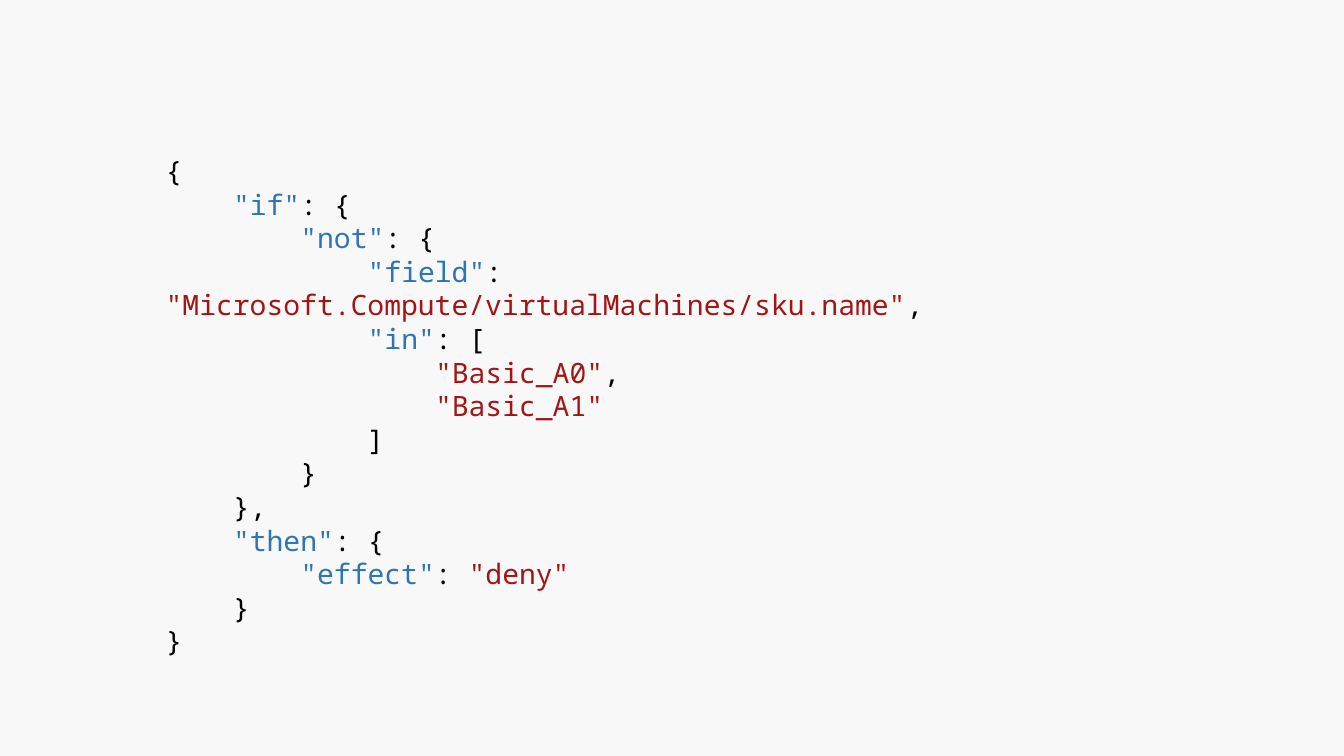
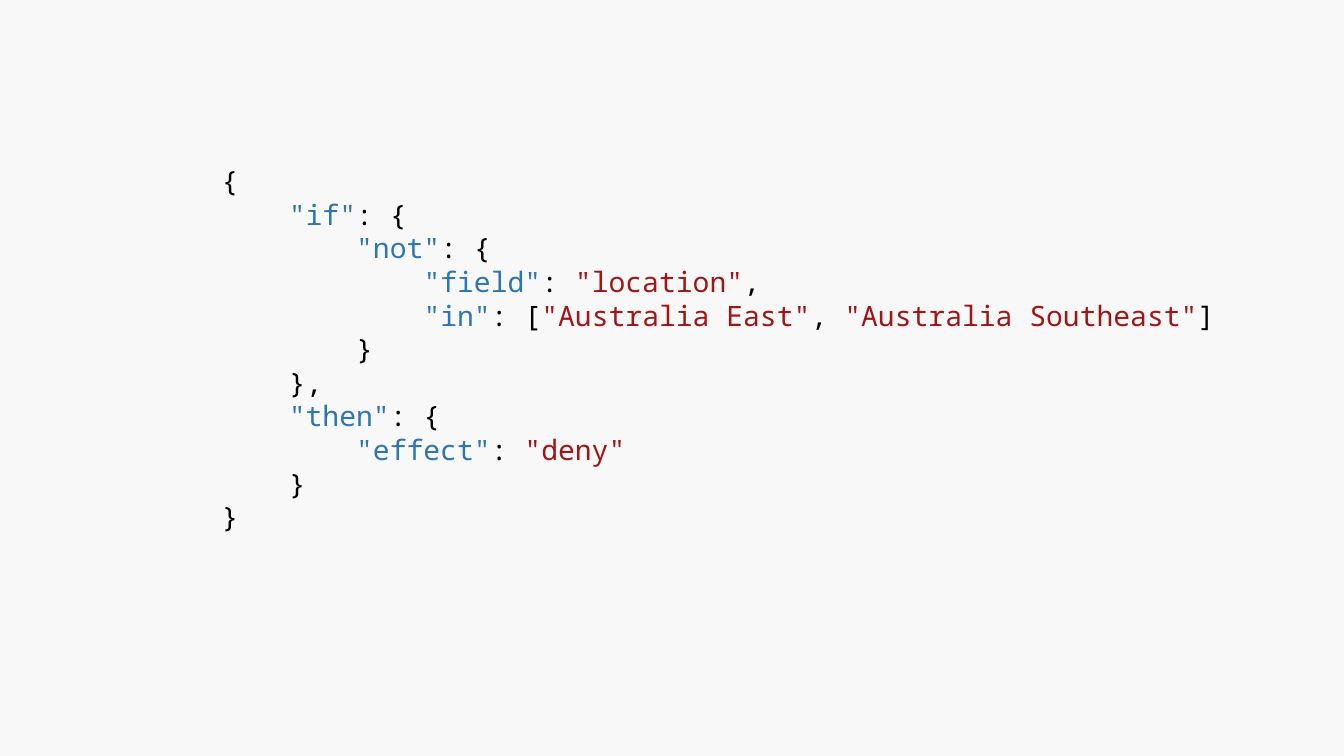
Before and after one commit to AzureUserGroupBulgaria/Meetups2017, a slide deck: slide 13 of 09-September/policies/presentation.pptx. Drawn at 1344x756 pixels with LibreOffice and Linux fonts; fonts in the diff are those of the drawing. Boxes give left, top, right and bottom in pixels: in the first picture for what was removed or moved away, otherwise in the second. Text is boxed around its words. In the diff, an @@ line names an element or a change of style, - is before the commit and + after.

```diff
--- a/09-September/policies/presentation.pptx
+++ b/09-September/policies/presentation.pptx
@@ text "{": place and size @@
-text "{" at (166,193,923,591)
+text "{" at (289,203,1214,467)
@@ text at (424,270,1214,331): text changed @@
-"field": "Microsoft.Compute/virtualMachines/sku.name",
-"in": [
-"Basic_A0",
-"Basic_A1"
-]
+"field": "location",
+"in": ["Australia East", "Australia Southeast"]
```
Also in this commit, not shown: 4 other slides changed, 1 slide added, 1 slide removed, 3 other files.
